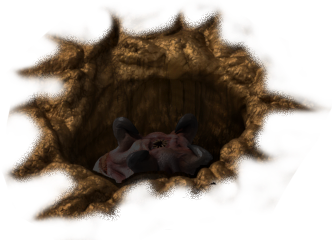
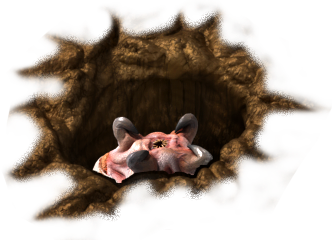
Revision of a layered 332 × 240 image; what changed, layer by layer:
showed "worm orig", painted on it over [92, 113, 217, 198]
removed layer "worm" over [92, 113, 217, 198]
